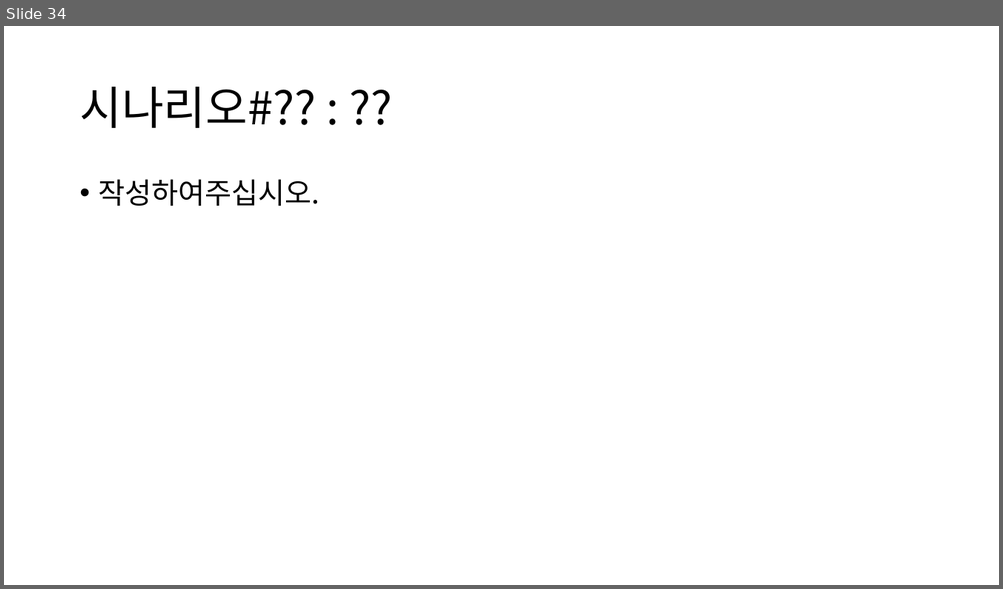
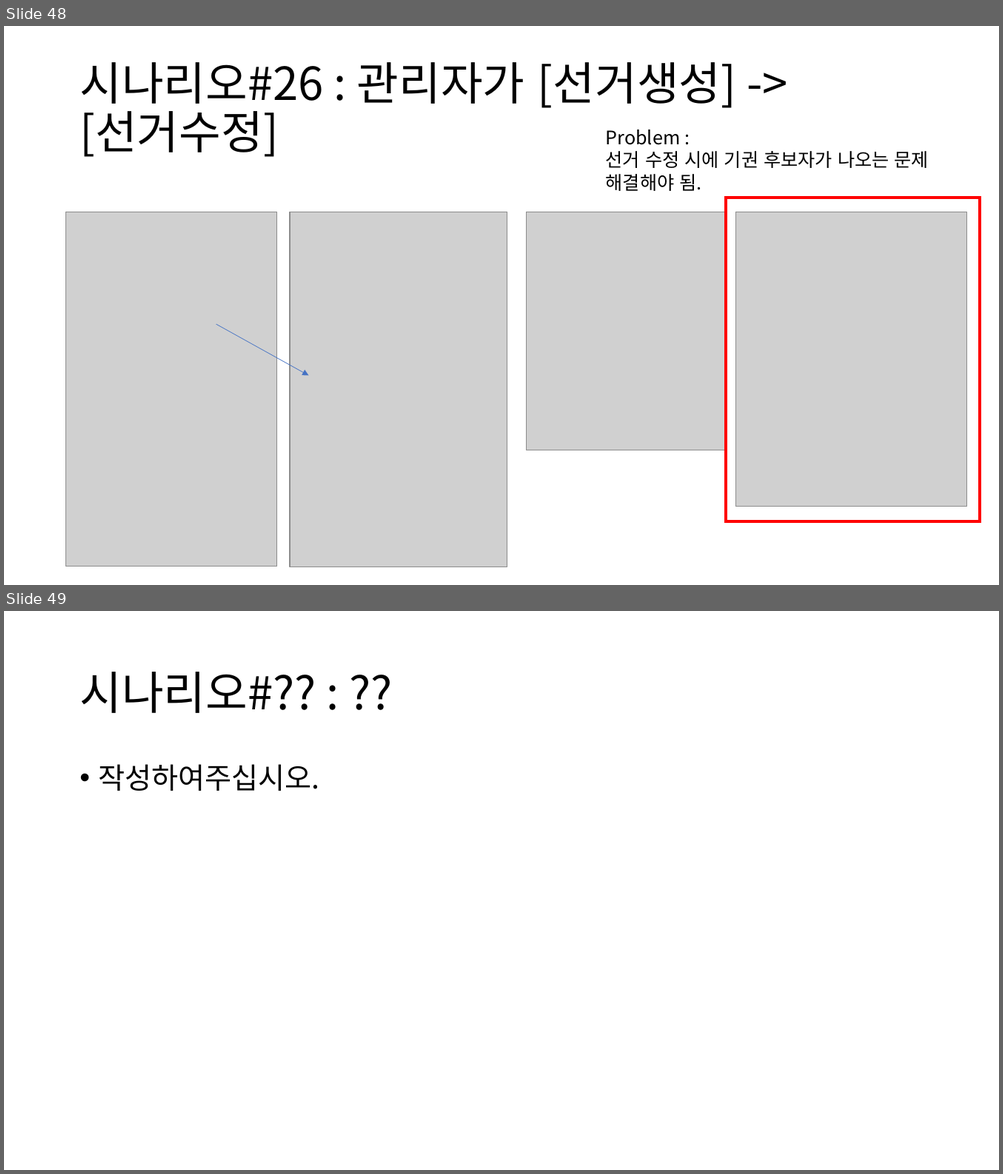
Before and after one commit to BL-UCKSS/evote-project, a slide deck: Document/Testcase/Testcase #1.pptx. Shown one above the other, each under a label of ours: slide 34 before the commit, slides 48 and 49 after it. The pictures are 1003x589 and 1003x1174 pixels, drawn with LibreOffice and Linux fonts; fonts in the diff are those of the drawing; grey boxes stand for pictures. Boxes give left, top, right and bottom in pixels: in the first picture for what was removed or moved away, otherwise in the second. Text is boxed around its words. In the diff, an @@ line names an element or a change of style, - is before the commit and + after.

Commit message:
선거 수정 시 '기권' 후보지가 나오는 문제 수정함

```diff
--- a/Document/Testcase/Testcase #1.pptx
+++ b/Document/Testcase/Testcase #1.pptx
@@ slide 48 added at (4, 26, 999, 585), background #FFFFFF @@
@@ title added at (79, 62, 737, 157), 44 pt, text #000000 @@
+시나리오#26 : 관리자가 [선거생성] -> [선거수정]
@@ text added at (606, 130, 928, 191), 18 pt, text #000000 @@
+Problem :
+선거 수정 시에 기권 후보자가 나오는 문제 해결해야 됨.
@@ rectangle added at (726, 198, 980, 522), outline #FF0000 3 pt @@
@@ picture added at (66, 212, 277, 567) @@
@@ picture added at (290, 212, 507, 568) @@
@@ picture added at (526, 212, 726, 451) @@
@@ picture added at (735, 212, 967, 506) @@
@@ arrow added from (216, 324) to (308, 376), #4472C4 0.5 pt @@
@@ what was slide 34 is now slide 49 @@
```
Also in this commit, not shown: 1 slide changed, 16 other slides added, 1 other file.
